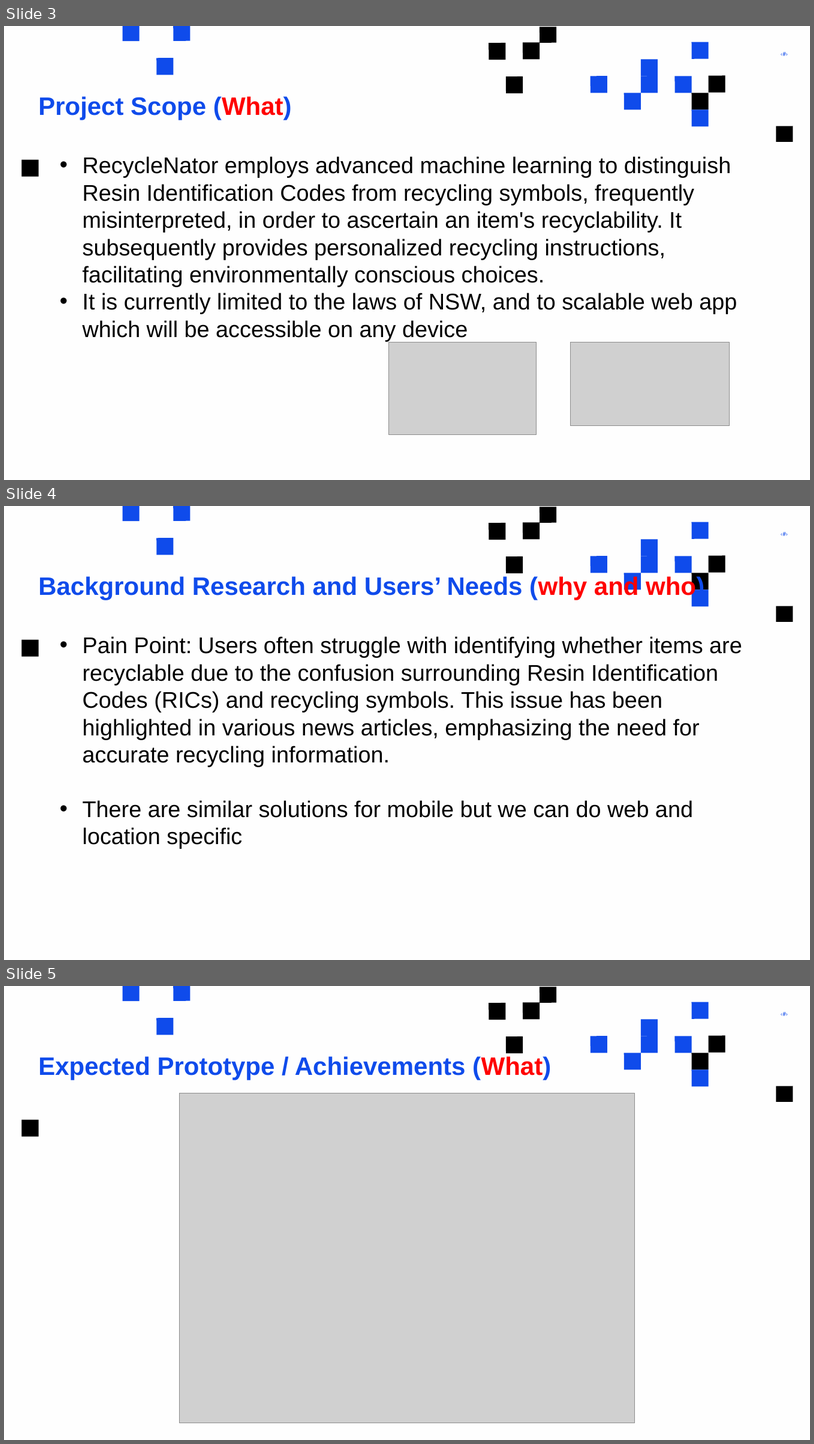
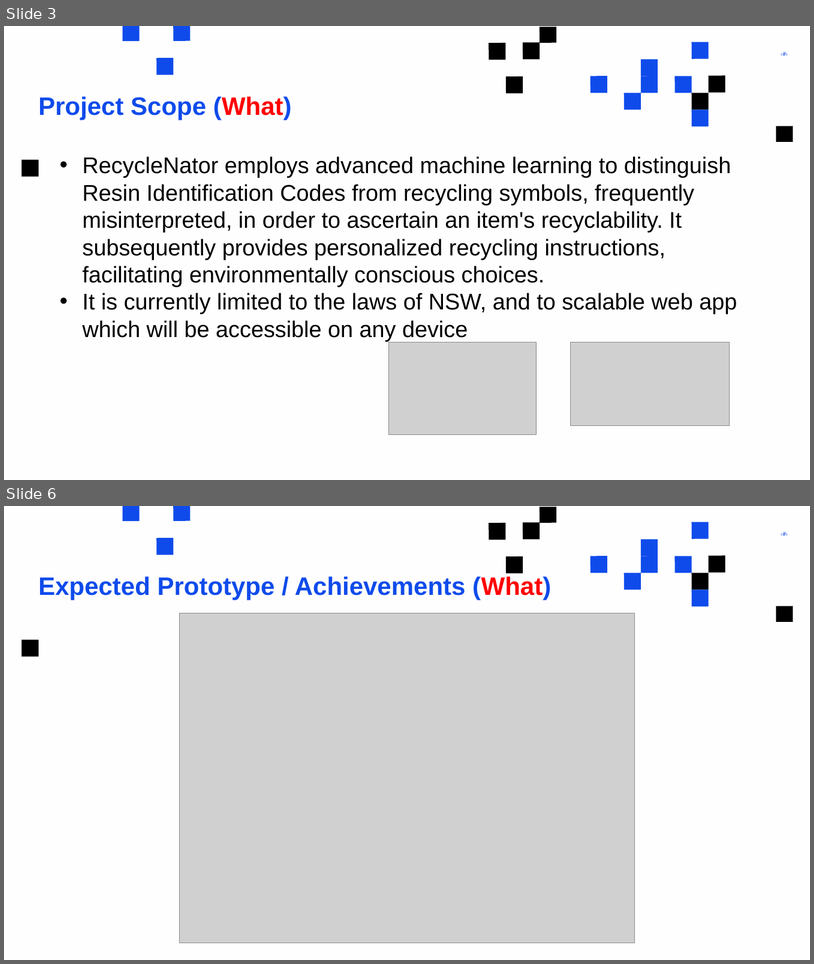
Before and after one commit to rupali-p/recycling-app, a slide deck: administration/rupali/Rupali Project Pitch.pptx. Shown one above the other, each under a label of ours: slides 3, 4 and 5 before the commit, slides 3 and 6 after it; the slides between them are not shown. The pictures are 814x1444 and 814x964 pixels, drawn with LibreOffice and Linux fonts; fonts in the diff are those of the drawing; grey boxes stand for pictures. Boxes give left, top, right and bottom in pixels: in the first picture for what was removed or moved away, otherwise in the second. Text is boxed around its words. In the diff, an @@ line names an element or a change of style, - is before the commit and + after.

Commit message:
updated backgrounds slide

```diff
--- a/administration/rupali/Rupali Project Pitch.pptx
+++ b/administration/rupali/Rupali Project Pitch.pptx
@@ slide 4 removed at <box>4,506,810,960</box>, background #FEFEFE; not listed: 23 template elements that a slide beside it also shows @@
@@ title removed at <box>38,575,705,600</box> @@
-Background Research and Users’ Needs (why and who)
@@ text removed at <box>83,636,743,848</box> @@
-                • Pain Point: Users often struggle with identifying whether items are recyclable due to the confusion surrounding Resin Identification Codes (RICs) and recycling symbols. This issue has been highlighted in various news articles, emphasizing the need for accurate recycling information.
-                • There are similar solutions for mobile but we can do web and location specific
@@ what was slide 5 is now slide 6 @@
```
Also in this commit, not shown: 2 slides added.
